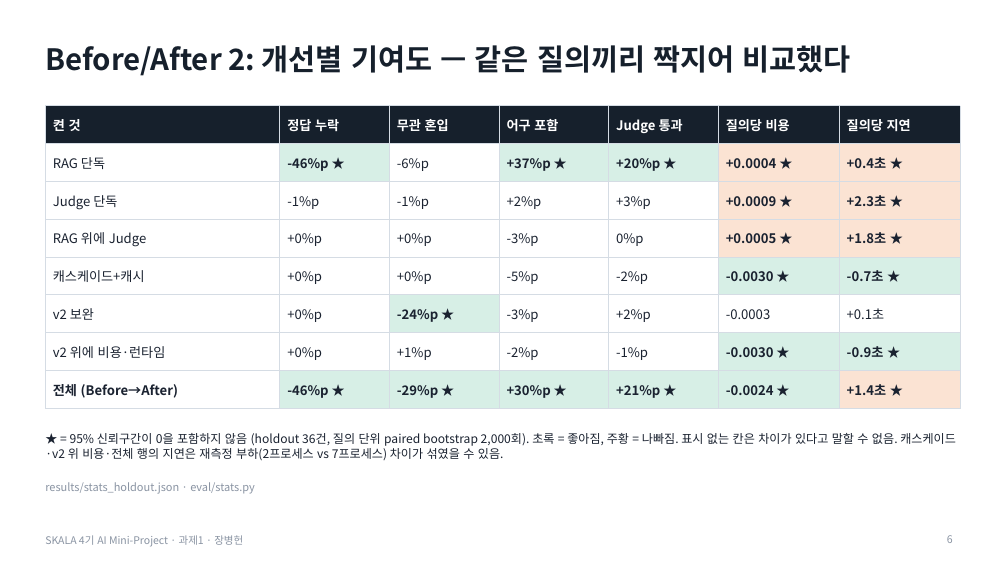
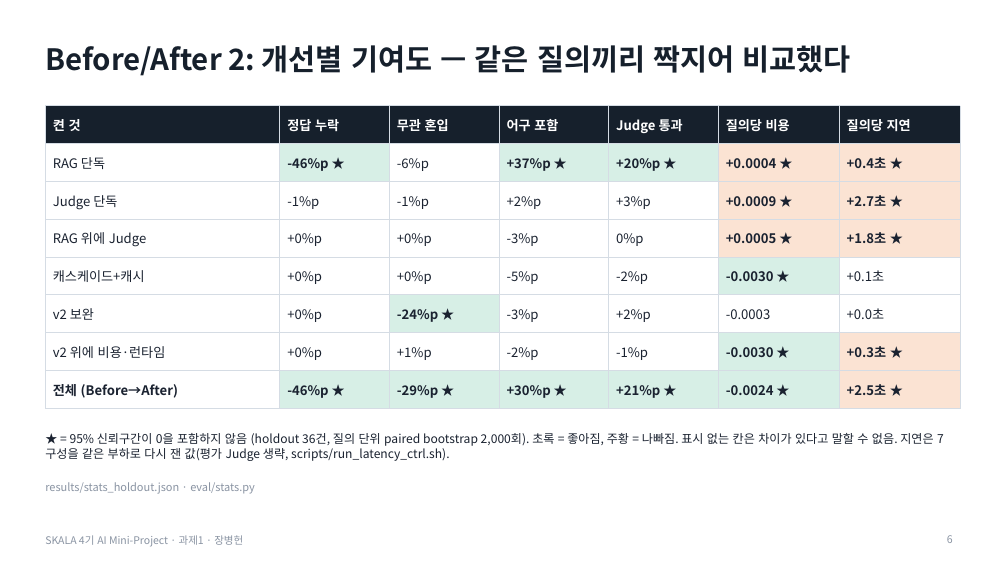
Before and after one commit to jang961111-hash/incident-agent-ablation, a slide deck: slide 6 of deck/incident-agent-ablation_5min_canva.pptx. Drawn at 1008x567 pixels with LibreOffice and Linux fonts; fonts in the diff are those of the drawing. Boxes give left, top, right and bottom in pixels: in the first picture for what was removed or moved away, otherwise in the second. Text is boxed around its words. In the diff, an @@ line names an element or a change of style, - is before the commit and + after.

```diff
--- a/deck/incident-agent-ablation_5min_canva.pptx
+++ b/deck/incident-agent-ablation_5min_canva.pptx
@@ table at (x1=45, y1=106, x2=960, y2=402) @@
-row 3, column 7: +2.3초 ★
+row 3, column 7: +2.7초 ★
-row 5, column 7: -0.7초 ★
+row 5, column 7: +0.1초
-row 6, column 7: +0.1초
+row 6, column 7: +0.0초
-row 7, column 7: -0.9초 ★
+row 7, column 7: +0.3초 ★
-row 8, column 7: +1.4초 ★
+row 8, column 7: +2.5초 ★
@@ fill #D7EFE6 to none in row 5, column 7 @@
@@ fill #D7EFE6 to #FBE3D3 in row 7, column 7 @@
@@ text at (x1=70, y1=433, x2=933, y2=461): text changed @@
-★ = 95% 신뢰구간이 0을 포함하지 않음 (holdout 36건, 질의 단위 paired bootstrap 2,000회). 초록 = 좋아짐, 주황 = 나빠짐. 표시 없는 칸은 차이가 있다고 말할 수 없음. 캐스케이드·v2 위 비용·전체 행의 지연은 재측정 부하(2프로세스 vs 7프로세스) 차이가 섞였을 수 있음.
+★ = 95% 신뢰구간이 0을 포함하지 않음 (holdout 36건, 질의 단위 paired bootstrap 2,000회). 초록 = 좋아짐, 주황 = 나빠짐. 표시 없는 칸은 차이가 있다고 말할 수 없음. 지연은 7구성을 같은 부하로 다시 잰 값(평가 Judge 생략, scripts/run_latency_ctrl.sh).
```
Also in this commit, not shown: 1 other slide changed, 21 other files.
